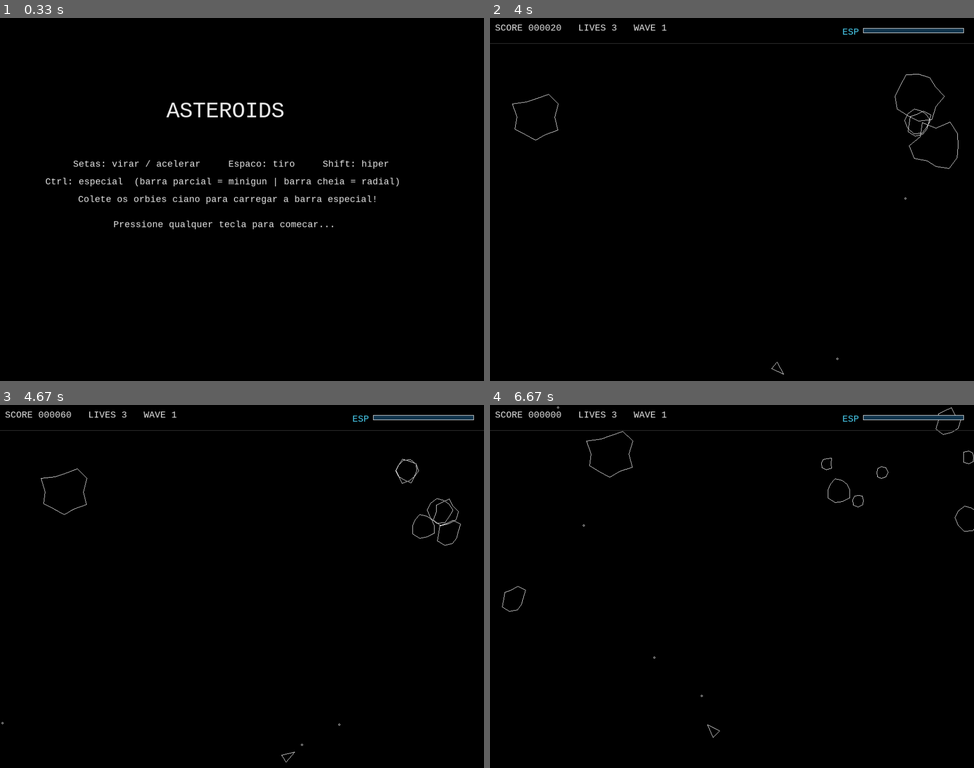
Above: before the commit, frames 1-4 (two rows, left to right).
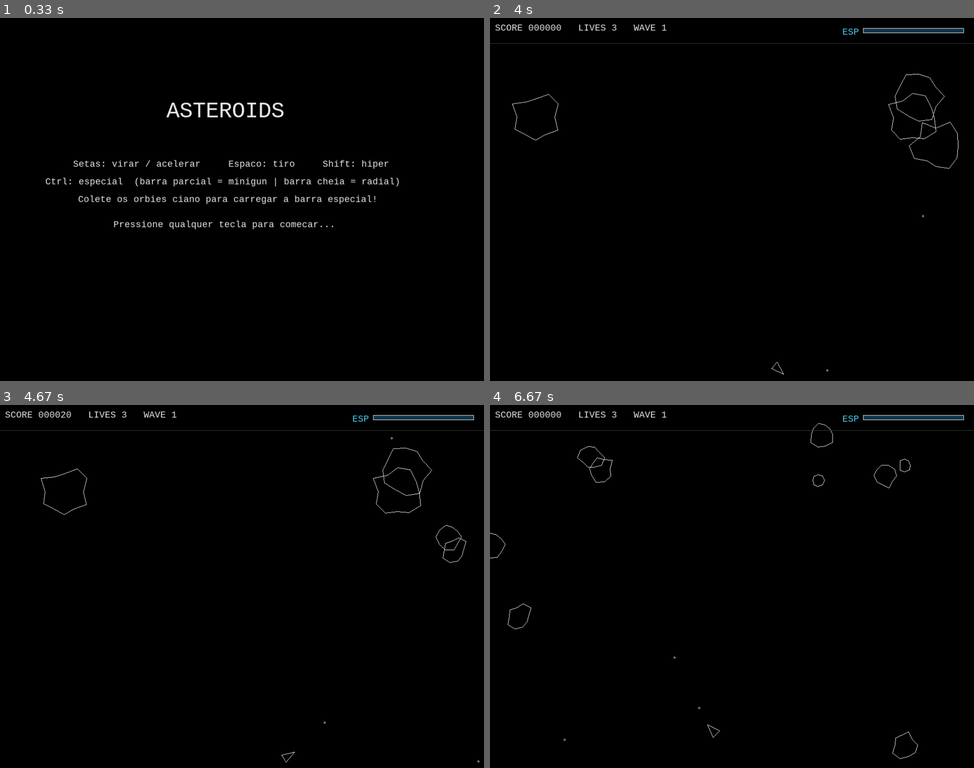
Above: after the commit, the same moments.

Repository: RyanDaSilvaMarinho/asteroids-pygame_TEC1
Game: pygame game, started from src/main.py
Same seed, same stepped clock (60 frames per second), same inputs: the game is played once before the commit and once after it.
Inputs:
- Up to frame 1 (0.33 s): no input
- Up to frame 2 (4 s): tap Space at 0.33, 0.73, 1.03, 1.23, 1.57, 1.87, 2.07, 2.37, 2.63, 2.93, 3.07, 3.47, 3.77 s; hold Right 0.67-1.13 s; hold Up 1.17-1.47 s; hold Right 1.5-1.97 s; hold Left 2-2.53 s; tap Shift at 2.15, 3.55 s; hold Left 2.57-2.97 s; hold Up 3-3.37 s; hold Right from 3.4 s (still down)
- Up to frame 3 (4.67 s): release Right at 4.03 s; hold Left 4.07-4.53 s; tap Space at 4.13, 4.43, 4.63 s; hold Right from 4.57 s (still down)
- Up to frame 4 (6.67 s): tap Space at 4.93, 5.13, 5.47, 5.77, 5.97, 6.27, 6.53 s; release Right at 5.03 s; hold Up 5.07-5.37 s; tap Shift at 5.22, 6.62 s; hold Right 5.4-5.87 s; hold Right 5.9-6.43 s; hold Left from 6.47 s (still down)

Frame 1 is identical in both runs. In frame 2, 0.2% of the frame differs, in the area x 12-93%, y 1-98%; in frame 3, 0.5%; in frame 4, 0.6%, in the area x 0-100%, y 0-98%.

Commit message:
feat-Charge_shot_and_multiplier
added the mechanic of charge shot
added the mechanic of multiplier by player distance

Diff:
--- a/src/config.py
+++ b/src/config.py
@@ -28,6 +28,23 @@
 BULLET_RADIUS = 2
 BULLET_TTL = 1.0
 MAX_BULLETS = 4
+
+# Tiro carregado: tempo de carga determina qual tamanho destrói direto.
+# Abaixo do mínimo → tiro normal. Acima do máximo → destrói qualquer tamanho.
+CHARGE_MIN       = 0.4   # segundos mínimos para ativar o carregado
+CHARGE_TIER_S    = 0.4   # destrói S direto (sem fragmentar)
+CHARGE_TIER_M    = 1.0   # destrói M e S direto
+CHARGE_TIER_L    = 2.0   # destrói L, M e S direto
+CHARGE_MAX       = 2.0   # teto da carga (não acumula além disso)
+CHARGE_BULLET_SPEED = 420.0   # mesma velocidade da bala normal
+
+# Legado de wave: asteroides que sobrevivem sobem de tier e ganham velocidade.
+LEGACY_MAX        = 1     # máximo de upgrades acumuláveis
+LEGACY_SPEED_MULT = 1.4   # multiplicador de velocidade por nível de legacy
+
+# Bônus de proximidade: matar perto da nave multiplica os pontos linearmente.
+PROXIMITY_MAX_DIST = 180  # distância máxima para ativar o bônus (px)
+PROXIMITY_MAX_MULT = 2.0  # multiplicador máximo (a queima-roupa)
 
 UFO_SPAWN_EVERY  = 15.0
 UFO_SPEED        = 80.0
--- a/src/game.py
+++ b/src/game.py
@@ -54,7 +54,7 @@
 
                     elif self.scene.name == "play":
                         if e.key == pg.K_SPACE:
-                            self.world.try_fire()
+                            pass   # carga acumula via keys no update
                         if e.key == pg.K_LSHIFT:
                             self.world.hyperspace()
                         # Ctrl esquerdo ou direito ativam a habilidade especial
@@ -74,6 +74,11 @@
                 # ── KEYUP ───────────────────────────────────────────────
                 elif e.type == pg.KEYUP:
                     if self.scene.name == "play":
+                        if e.key == pg.K_SPACE:
+                            # Tenta carregado; se não carregou o mínimo, tiro normal
+                            if not self.world.try_fire_charged():
+                                self.world.ship.charge_time = 0.0
+                                self.world.try_fire()
                         # Soltar Ctrl encerra o modo minigun (se ativo)
                         if e.key in (pg.K_LCTRL, pg.K_RCTRL):
                             self.world.deactivate_special()
--- a/src/sprites.py
+++ b/src/sprites.py
@@ -34,6 +34,31 @@
         draw_circle(surf, self.pos, self.r)
 
 
+class ChargeBullet(pg.sprite.Sprite):
+    # Bala carregada: raio proporcional à carga, destrói direto até certo tamanho.
+    # power = "S" | "M" | "L" indica qual tier destrói sem fragmentar.
+    def __init__(self, pos: Vec, vel: Vec, power: str):
+        super().__init__()
+        self.pos   = Vec(pos)
+        self.vel   = Vec(vel)
+        self.power = power
+        self.ttl   = C.BULLET_TTL
+        radius_map = {"S": 4, "M": 7, "L": 11}
+        self.r     = radius_map[power]
+        self.rect  = pg.Rect(0, 0, self.r * 2, self.r * 2)
+
+    def update(self, dt: float):
+        self.pos += self.vel * dt
+        self.pos  = wrap_pos(self.pos)
+        self.ttl -= dt
+        if self.ttl <= 0:
+            self.kill()
+        self.rect.center = self.pos
+
+    def draw(self, surf: pg.Surface):
+        draw_circle(surf, self.pos, self.r)
+
+
 class UfoBullet(pg.sprite.Sprite):
     # Initialize a UFO bullet with position, velocity, and lifetime.
     def __init__(self, pos: Vec, vel: Vec):
@@ -60,11 +85,19 @@
 
 class Asteroid(pg.sprite.Sprite):
     # Initialize an asteroid with its position, velocity, and size profile.
-    def __init__(self, pos: Vec, vel: Vec, size: str):
-        super().__init__()
-        self.pos  = Vec(pos)
-        self.vel  = Vec(vel)
+    def __init__(self, pos: Vec, vel: Vec, size: str, legacy: int = 0):
+        super().__init__()
+        self.pos    = Vec(pos)
+        self.vel    = Vec(vel)
+        self.legacy = max(0, min(legacy, C.LEGACY_MAX))
+
+        # Cada nível de legacy sobe 1 tier e aumenta a velocidade
+        tier_up  = {"S": "M", "M": "L", "L": "L"}
+        for _ in range(self.legacy):
+            size = tier_up[size]
         self.size = size
+        self.vel  = self.vel * (C.LEGACY_SPEED_MULT ** self.legacy)
+
         self.r    = C.AST_SIZES[size]["r"]
         self.poly = self._make_poly()
         self.rect = pg.Rect(0, 0, self.r * 2, self.r * 2)
@@ -90,8 +123,9 @@
 
     def draw(self, surf: pg.Surface):
         # Draw the asteroid outline on the target surface.
-        pts = [(self.pos + p) for p in self.poly]
-        pg.draw.polygon(surf, C.WHITE, pts, width=1)
+        pts   = [(self.pos + p) for p in self.poly]
+        width = 3 if self.legacy > 0 else 1
+        pg.draw.polygon(surf, C.WHITE, pts, width=width)
 
 
 class Ship(pg.sprite.Sprite):
@@ -106,6 +140,7 @@
         self.alive  = True
         self.r      = C.SHIP_RADIUS
         self.rect   = pg.Rect(0, 0, self.r * 2, self.r * 2)
+        self.charge_time = 0.0   # segundos segurando espaço
 
     def control(self, keys: pg.key.ScancodeWrapper, dt: float):
         # Apply rotation, thrust, and friction from the current input state.
@@ -126,6 +161,23 @@
         vel  = self.vel + dirv * C.SHIP_BULLET_SPEED
         self.cool = C.SHIP_FIRE_RATE
         return Bullet(pos, vel)
+
+    def fire_charged(self) -> "ChargeBullet | None":
+        # Dispara bala carregada com power proporcional ao tempo de carga.
+        if self.cool > 0 or self.charge_time < C.CHARGE_MIN:
+            return None
+        if self.charge_time >= C.CHARGE_TIER_L:
+            power = "L"
+        elif self.charge_time >= C.CHARGE_TIER_M:
+            power = "M"
+        else:
+            power = "S"
+        dirv = angle_to_vec(self.angle)
+        pos  = self.pos + dirv * (self.r + 6)
+        vel  = self.vel + dirv * C.CHARGE_BULLET_SPEED
+        self.cool        = C.SHIP_FIRE_RATE
+        self.charge_time = 0.0
+        return ChargeBullet(pos, vel, power)
 
     def hyperspace(self):
         # Teleport the ship to a random location and reset its momentum.
@@ -154,6 +206,26 @@
         draw_poly(surf, [p1, p2, p3])
         if self.invuln > 0 and int(self.invuln * 10) % 2 == 0:
             draw_circle(surf, self.pos, self.r + 6)
+
+        # Anel de carga: cor e raio indicam o tier atingido
+        if self.charge_time >= C.CHARGE_MIN:
+            t = min(self.charge_time, C.CHARGE_MAX)
+            if t >= C.CHARGE_TIER_L:
+                color = (255, 80, 80)    # vermelho = tier L
+                radius = self.r + 14
+            elif t >= C.CHARGE_TIER_M:
+                color = (255, 200, 50)   # amarelo = tier M
+                radius = self.r + 10
+            else:
+                color = (100, 200, 255)  # azul = tier S
+                radius = self.r + 6
+            # Pisca quando atingiu o tier máximo da carga atual
+            show = True
+            if t >= C.CHARGE_TIER_L and int(t * 8) % 2 == 0:
+                show = False
+            if show:
+                pg.draw.circle(surf, color,
+                               (int(self.pos.x), int(self.pos.y)), radius, 1)
 
 
 class UFO(pg.sprite.Sprite):
--- a/src/systems.py
+++ b/src/systems.py
@@ -7,7 +7,7 @@
 import pygame as pg
 
 import config as C
-from sprites import Asteroid, Bullet, Orbie, Ship, UFO
+from sprites import Asteroid, Bullet, ChargeBullet, Orbie, Ship, UFO
 from utils import Vec, angle_to_vec, rand_edge_pos, rand_unit_vec
 
 
@@ -17,6 +17,7 @@
         self.ship        = Ship(Vec(C.WIDTH / 2, C.HEIGHT / 2))
         self.bullets     = pg.sprite.Group()
         self.ufo_bullets = pg.sprite.Group()
+        self.charge_bullets = pg.sprite.Group()
         self.asteroids   = pg.sprite.Group()
         self.ufos        = pg.sprite.Group()
         self.orbies      = pg.sprite.Group()
@@ -30,6 +31,10 @@
         self.ufo_timer = C.UFO_SPAWN_EVERY
         self.game_over = False   # Sinaliza fim de jogo para a cena principal
 
+        # ── Popups de bônus de proximidade ────────────────────────────────
+        # Cada entrada: [pos, texto, tempo_restante]
+        self.score_popups: list = []
+
         # ── Habilidade especial ────────────────────────────────────────────
         self.orbie_timer    = C.ORBIE_SPAWN_EVERY
         self.special_energy = 0.0    # energia acumulada (em segundos, 0–30)
@@ -41,6 +46,25 @@
     def start_wave(self):
         # Spawn a new asteroid wave with difficulty based on the current round.
         self.wave += 1
+
+        # Promove asteroides que sobreviveram à wave anterior
+        survivors = list(self.asteroids)
+        for ast in survivors:
+            new_legacy = min(ast.legacy + 1, C.LEGACY_MAX)
+            pos = Vec(ast.pos)
+            vel = Vec(ast.vel)
+            # Guarda o size original (antes do tier-up do legacy atual)
+            # Para promover corretamente, passamos o size base e legacy novo
+            size_base = ast.size  # já está upado; reverter tier para recalcular
+            # Revertemos o tier para o original antes de repassar ao construtor
+            tier_down = {"M": "S", "L": "M"}
+            for _ in range(ast.legacy):
+                size_base = tier_down.get(size_base, size_base)
+            # Velocidade base (sem o multiplicador de legacy atual)
+            vel_base = vel / (C.LEGACY_SPEED_MULT ** ast.legacy)
+            ast.kill()
+            self.spawn_asteroid(pos, vel_base, size_base, new_legacy)
+
         count = 3 + self.wave
         for _ in range(count):
             pos = rand_edge_pos()
@@ -51,9 +75,9 @@
             vel   = Vec(math.cos(ang), math.sin(ang)) * speed
             self.spawn_asteroid(pos, vel, "L")
 
-    def spawn_asteroid(self, pos: Vec, vel: Vec, size: str):
+    def spawn_asteroid(self, pos: Vec, vel: Vec, size: str, legacy: int = 0):
         # Create an asteroid and register it in the world groups.
-        a = Asteroid(pos, vel, size)
+        a = Asteroid(pos, vel, size, legacy)
         self.asteroids.add(a)
         self.all_sprites.add(a)
 
@@ -98,6 +122,18 @@
             self.bullets.add(b)
             self.all_sprites.add(b)
 
+    def try_fire_charged(self) -> bool:
+        # Dispara a bala carregada se não houver outra na tela. Retorna True se disparou.
+        if self.charge_bullets:
+            self.ship.charge_time = 0.0
+            return False
+        b = self.ship.fire_charged()
+        if b:
+            self.charge_bullets.add(b)
+            self.all_sprites.add(b)
+            return True
+        return False
+
     def hyperspace(self):
         # Trigger the ship hyperspace action and apply its score penalty.
         self.ship.hyperspace()
@@ -153,6 +189,13 @@
     def update(self, dt: float, keys):
         # Update the world simulation, timers, enemy behavior, and progression.
         self.ship.control(keys, dt)
+
+        # Acumula carga enquanto espaço estiver pressionado (teto em CHARGE_MAX)
+        if keys[pg.K_SPACE]:
+            self.ship.charge_time = min(
+                self.ship.charge_time + dt, C.CHARGE_MAX
+            )
+
         self.all_sprites.update(dt)
 
         if self.safe > 0:
@@ -189,6 +232,12 @@
 
         self.handle_collisions()
 
+        # Atualiza popups de bônus
+        self.score_popups = [
+            [p[0] + Vec(0, -30) * dt, p[1], p[2] - dt]
+            for p in self.score_popups if p[2] > 0
+        ]
+
         if not self.asteroids and self.wave_cool <= 0:
             self.start_wave()
             self.wave_cool = C.WAVE_DELAY
@@ -207,6 +256,31 @@
         )
         for ast in hits:
             self.split_asteroid(ast)
+
+        # Bala carregada vs asteroides
+        # Se o tier da bala >= tamanho do asteroide: destrói direto (sem fragmentar).
+        # Senão: fragmenta normalmente e a bala some.
+        TIER_ORDER = {"S": 0, "M": 1, "L": 2}
+        charge_hits = pg.sprite.groupcollide(
+            self.asteroids, self.charge_bullets, False, False,
+            collided=lambda a, b: (a.pos - b.pos).length() < a.r,
+        )
+        for ast, bullets_hit in charge_hits.items():
+            b = bullets_hit[0]
+            if TIER_ORDER[b.power] >= TIER_ORDER[ast.size]:
+                # Destrói direto — aplica bônus de proximidade manualmente
+                base  = C.AST_SIZES[ast.size]["score"]
+                mult  = self._proximity_mult(ast.pos)
+                awarded = int(base * mult)
+                self.score += awarded
+                if mult > 1.05:
+                    self.score_popups.append([Vec(ast.pos), f"{mult:.1f}x", 1.2])
+                ast.kill()
+                b.kill()
+            else:
+                # Asteroide maior que o tier: fragmenta normalmente, bala some
+                self.split_asteroid(ast)
+                b.kill()
 
         # Balas de UFO vs asteroides
         ufo_hits = pg.sprite.groupcollide(
@@ -242,6 +316,16 @@
                     ufo.kill()
                     b.kill()
 
+        # Bala carregada vs UFOs
+        for ufo in list(self.ufos):
+            for b in list(self.charge_bullets):
+                if (ufo.pos - b.pos).length() < (ufo.r + b.r):
+                    score = (C.UFO_SMALL["score"] if ufo.small
+                             else C.UFO_BIG["score"])
+                    self.score += score
+                    ufo.kill()
+                    b.kill()
+
         # Nave coleta orbies
         for orbie in list(self.orbies):
             if (orbie.pos - self.ship.pos).length() < (orbie.r + self.ship.r):
@@ -251,16 +335,32 @@
                 )
                 orbie.kill()
 
+    def _proximity_mult(self, pos: Vec) -> float:
+        # Retorna o multiplicador de pontos baseado na distância nave↔pos.
+        dist = (pos - self.ship.pos).length()
+        if dist < C.PROXIMITY_MAX_DIST:
+            t = 1.0 - (dist / C.PROXIMITY_MAX_DIST)
+            return 1.0 + t * (C.PROXIMITY_MAX_MULT - 1.0)
+        return 1.0
+
     def split_asteroid(self, ast: Asteroid):
         # Destroy an asteroid, award score, and spawn its smaller fragments.
-        self.score += C.AST_SIZES[ast.size]["score"]
-        split = C.AST_SIZES[ast.size]["split"]
-        pos   = Vec(ast.pos)
+        base_score = C.AST_SIZES[ast.size]["score"]
+        mult       = self._proximity_mult(ast.pos)
+        awarded    = int(base_score * mult)
+        self.score += awarded
+        if mult > 1.05:
+            self.score_popups.append([Vec(ast.pos), f"{mult:.1f}x", 1.2])
+
+        split       = C.AST_SIZES[ast.size]["split"]
+        pos         = Vec(ast.pos)
+        frag_legacy = max(0, ast.legacy - 1)
         ast.kill()
         for s in split:
-            dirv  = rand_unit_vec()
-            speed = uniform(C.AST_VEL_MIN, C.AST_VEL_MAX) * 1.2
-            self.spawn_asteroid(pos, dirv * speed, s)
+            dirv       = rand_unit_vec()
+            base_speed = uniform(C.AST_VEL_MIN, C.AST_VEL_MAX) * 1.2
+            vel = dirv * (base_speed / (C.LEGACY_SPEED_MULT ** frag_legacy))
+            self.spawn_asteroid(pos, vel, s, frag_legacy)
 
     def ship_die(self):
         # Remove uma vida; cancela minigun, sinaliza game over ou reposiciona.
@@ -282,6 +382,15 @@
         for spr in self.all_sprites:
             spr.draw(surf)
 
+        # Popups de bônus de proximidade
+        for pos, txt, ttl in self.score_popups:
+            alpha  = min(255, int(255 * (ttl / 1.2)))
+            color  = (255, 220, 60)
+            label  = font.render(txt, True, color)
+            label.set_alpha(alpha)
+            surf.blit(label, (int(pos.x) - label.get_width() // 2,
+                               int(pos.y) - label.get_height() // 2))
+
         self._draw_hud(surf, font)
 
     def _draw_hud(self, surf: pg.Surface, font: pg.font.Font):
